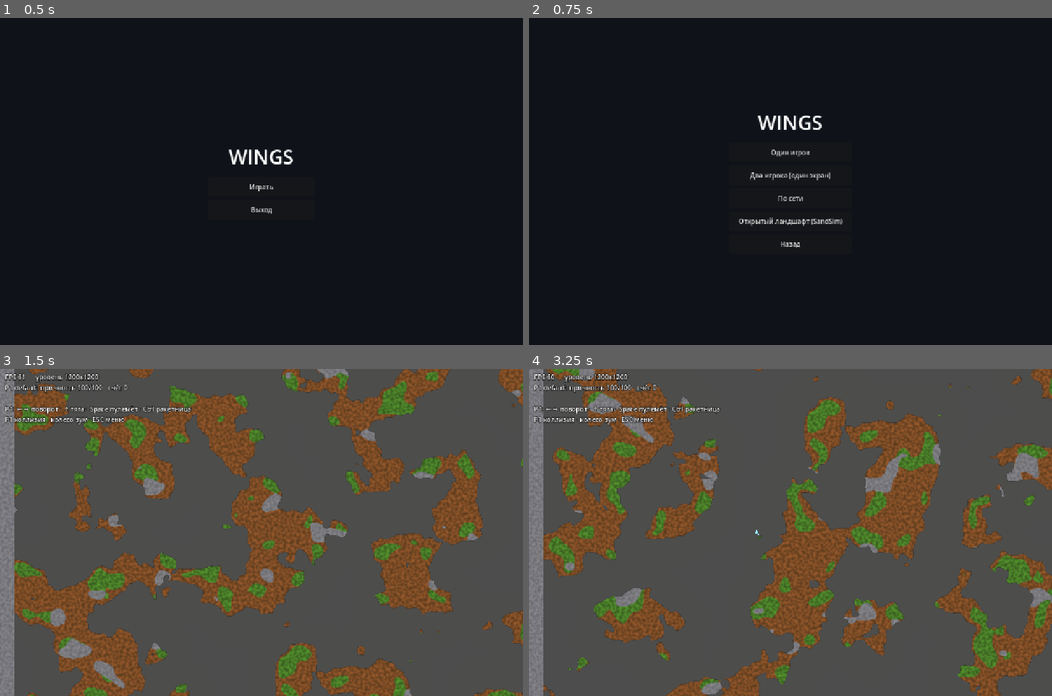
Above: before the commit, frames 1-4 (two rows, left to right).
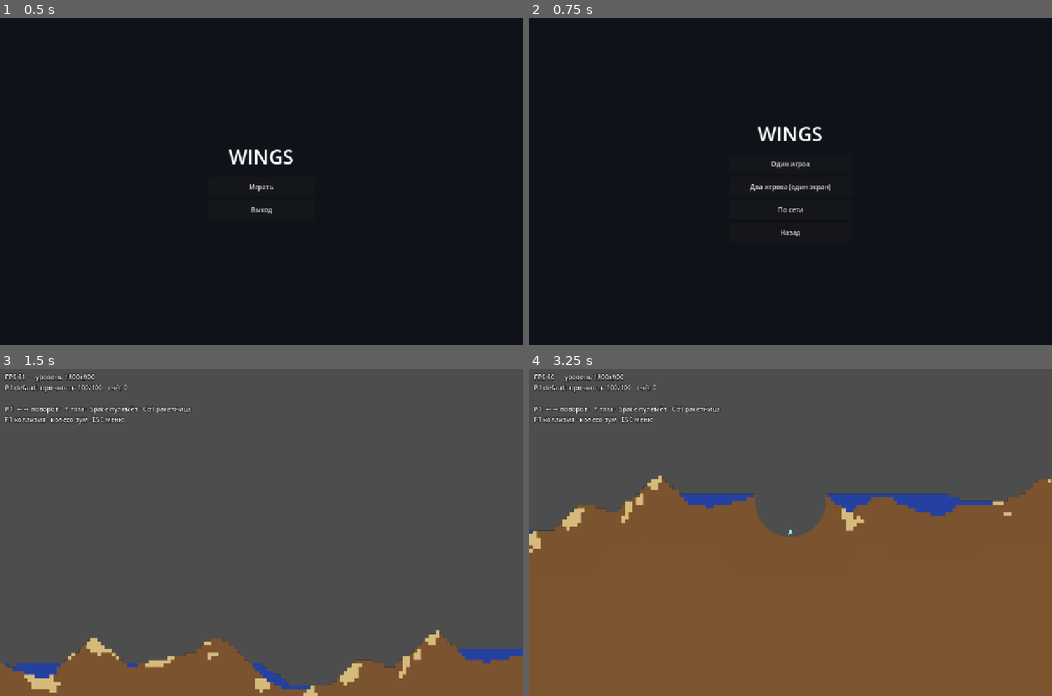
Above: after the commit, the same moments.

Repository: apbrandom/Scoria
Game: Godot game, scene res://scenes/menu/main_menu.tscn
Two runs of this game, one before a commit and one after it. Both use one fixed random seed, a clock stepped at 60 frames per second and the inputs below.
Inputs (mouse positions are in pixels of both pictures, inside the frame that each line leads up to):
- Up to frame 1 (0.5 s): no input
- Up to frame 2 (0.75 s): click "Играть" at 0.5 s
- Up to frame 3 (1.5 s): click "Один игрок" at 1.25 s
- Up to frame 4 (3.25 s): tap Enter at 2 s; move the mouse to (905, 516) at 2.02 s; tap R at 2.1 s; click (905, 516) at 2.17 s; move the mouse to (685, 548) at 2.77 s; tap 1 at 2.85 s; click (685, 548) at 2.92 s

Frame 1 is identical in both runs. In frame 2, 1.5% of the frame differs, in the area x 40-60%, y 29-71%; in frame 3, 39%; in frame 4, 60%, in the area x 0-100%, y 0-100%.

Commit message:
Слияние: SandSim-рельеф — единственный уровень, легаси-путь убран
Прямой фидбек: отдельная третья кнопка меню "Открытый ландшафт" — реальная
фрагментация, не архитектура. Зашли через дефолтную "Один игрок" — увидели
старый нарисованный тестовый уровень, новый рельеф был спрятан сбоку.

Level._ready() теперь безусловно вызывает SandLevelGen — ветка на
LevelImageLoader/TestLevelGen/levels/test/*.png в level.gd убрана целиком.
GameRules.use_sand_level убран (флагу больше нечего переключать), кнопка
меню и её обработчики убраны. "Один игрок"/"Два игрока" открывают один и
тот же level.tscn с рельефом из симуляции.

Не удалено (действующая независимая функциональность, не легаси):
levels/test/*.png и TestLevelGen/LevelImageLoader по-прежнему нужны
tools/terrain_playground.gd (референсный уровень для ручного теста carve) и
bench_terrain/bench_debris/diag_polygons (синтетический уровень для замеров).

Регрессия: все 9 сцен tools/ зелёные (test_ship 53, test_sand 50,
test_menu 15, test_match 19, test_net 18, test_net_input 17,
test_net_ship_sync 14, test_sand_level_gen 8, test_sand_level_boot 4).

Co-Authored-By: Claude Opus 4.8 <noreply@anthropic.com>

Diff:
--- a/Wings-clone/autoload/game_rules.gd
+++ b/Wings-clone/autoload/game_rules.gd
@@ -53,16 +53,6 @@
 ## один локальный + один по сети).
 var player_count: int = 2
 
-## Открыть level.tscn с рельефом из SandLevelGen (процедурный ландшафт —
-## земля/песок/вода, осевший ОДИН РАЗ при генерации через настоящую SandSim,
-## не живая симуляция в кадре полёта — notes/terrain_research.md, "статичный
-## старт") вместо обычной статичной пары levels/test/visual+mask.png. Меню
-## выставляет это ПЕРЕД change_scene_to_file(level.tscn), тот же паттерн, что
-## player_count. Другие пункты меню ("Один игрок"/"Два игрока") обязаны
-## сбрасывать флаг в false — иначе выбор "Открытый ландшафт" один раз протёк
-## бы во все последующие заходы в level.tscn за эту сессию игры.
-var use_sand_level: bool = false
-
 ## Какую роль занять в net_playground.gd: "auto" (гонка за bind порта — как
 ## было раньше, годится для .command-файла/прямого запуска сцены в обход
 ## меню), "host" или "join" (форс, ставит меню кнопками «Создать игру»/
@@ -89,6 +79,5 @@
 	reload_time_scale = 1.0
 	kills_per_level = 10
 	player_count = 2
-	use_sand_level = false
 	net_forced_role = "auto"
 	parallax_enabled = true
--- a/Wings-clone/scenes/level/level.gd
+++ b/Wings-clone/scenes/level/level.gd
@@ -27,8 +27,6 @@
 extends Node2D
 
 const PALETTE_PATH := "res://data/terrain/wings_classes.tres"
-const VISUAL_PATH := "res://levels/test/visual.png"
-const MASK_PATH := "res://levels/test/mask.png"
 const SHIP_SCENE := preload("res://scenes/ship/ship.tscn")
 const SHIP_DATA := preload("res://data/ships/normal.tres")
 const DUMBFIRE_DATA := preload("res://data/weapons/dumbfire.tres")
@@ -45,11 +43,12 @@
 ## preload по пути — та же причина, что у остальных SCRIPT-констант выше
 ## (свежий class_name может не резолвиться headless-запуском до пересборки кэша).
 const SAND_LEVEL_GEN_SCRIPT := preload("res://scripts/level/sand_level_gen.gd")
-const FALLBACK_SIZE := Vector2i(1200, 1200)
-const FALLBACK_SEED := 1337
-## Размер уровня для GameRules.use_sand_level (шире и площе FALLBACK_SIZE —
-## "много открытого пространства" заказчика ложится лучше на широкий экран,
-## чем на квадрат).
+## Фиксированный seed — детерминизм важен для будущего сетевого запуска
+## с общим уровнем у хоста и клиента (roadmap.md, "сетевой детерминированный
+## replay").
+const LEVEL_SEED := 1337
+## Широкий и плоский, не квадрат — "много открытого пространства" ложится
+## лучше на широкий экран.
 const SAND_LEVEL_SIZE := Vector2i(1800, 900)
 const MENU_SCENE := "res://scenes/menu/main_menu.tscn"
 
@@ -82,23 +81,16 @@
 		push_error("Не загрузилась палитра " + PALETTE_PATH)
 		return
 
-	var vis: Image
-	var msk: Image
-	if GameRules.use_sand_level:
-		# "Открытый ландшафт" из главного меню — рельеф не нарисован вручную и
-		# не сгенерирован шумом (TestLevelGen), а осел ОДИН РАЗ через
-		# настоящую SandSim при заходе в уровень (статичный старт, не живая
-		# симуляция в кадре полёта — notes/terrain_research.md).
-		var lvl := SAND_LEVEL_GEN_SCRIPT.generate(SAND_LEVEL_SIZE, FALLBACK_SEED, _palette)
-		vis = lvl["visual"]
-		msk = lvl["mask"]
-	else:
-		vis = LevelImageLoader.load_image(VISUAL_PATH)
-		msk = LevelImageLoader.load_image(MASK_PATH)
-		if vis == null:
-			var lvl := TestLevelGen.generate(FALLBACK_SIZE, FALLBACK_SEED, _palette)
-			vis = lvl["visual"]
-			msk = lvl["mask"]
+	# Рельеф уровня — не нарисован вручную и не сгенерирован шумом
+	# (устаревший путь через LevelImageLoader/TestLevelGen, использовался до
+	# 2026-07-24), а осел ОДИН РАЗ через настоящую SandSim при заходе в
+	# уровень (статичный старт, не живая симуляция в кадре полёта —
+	# notes/terrain_research.md). Старый путь через levels/test/*.png остался
+	# только у tools/terrain_playground.gd (там он и нужен как неизменный
+	# референс для ручного теста carve) — реальная игра его больше не видит.
+	var lvl := SAND_LEVEL_GEN_SCRIPT.generate(SAND_LEVEL_SIZE, LEVEL_SEED, _palette)
+	var vis: Image = lvl["visual"]
+	var msk: Image = lvl["mask"]
 
 	_terrain = Terrain.new()
 	_terrain.palette = _palette
--- a/Wings-clone/scenes/menu/main_menu.gd
+++ b/Wings-clone/scenes/menu/main_menu.gd
@@ -49,11 +49,6 @@
 	get_tree().change_scene_to_file(LEVEL_SCENE)
 
 
-func _on_sand_level_pressed() -> void:
-	_set_sand_level()
-	get_tree().change_scene_to_file(LEVEL_SCENE)
-
-
 func _on_network_pressed() -> void:
 	_show_net()
 
@@ -82,22 +77,10 @@
 ## тест "в лоб" через сами _on_*_pressed.
 func _set_single_player() -> void:
 	GameRules.player_count = 1
-	GameRules.use_sand_level = false
 
 
 func _set_local_two_player() -> void:
 	GameRules.player_count = 2
-	GameRules.use_sand_level = false
-
-
-## "Открытый ландшафт" — рельеф из процедурного SandLevelGen (земля/песок/
-## вода, см. scripts/level/sand_level_gen.gd) вместо статичной пары
-## levels/test/visual+mask.png. Сольный полёт (player_count=1) — тот же режим
-## демонстрации ландшафта, что и обычный "Один игрок", разница только в
-## источнике рельефа.
-func _set_sand_level() -> void:
-	GameRules.player_count = 1
-	GameRules.use_sand_level = true
 
 
 func _set_host_role() -> void:
--- a/Wings-clone/scenes/menu/main_menu.tscn
+++ b/Wings-clone/scenes/menu/main_menu.tscn
@@ -77,11 +77,6 @@
 custom_minimum_size = Vector2(300, 48)
 text = "По сети"
 
-[node name="SandLevel" type="Button" parent="Center/Root/ModeButtons"]
-layout_mode = 2
-custom_minimum_size = Vector2(300, 48)
-text = "Открытый ландшафт (SandSim)"
-
 [node name="Back" type="Button" parent="Center/Root/ModeButtons"]
 layout_mode = 2
 custom_minimum_size = Vector2(300, 48)
@@ -121,7 +116,6 @@
 [connection signal="pressed" from="Center/Root/ModeButtons/Single" to="." method="_on_single_pressed"]
 [connection signal="pressed" from="Center/Root/ModeButtons/LocalTwo" to="." method="_on_local_two_pressed"]
 [connection signal="pressed" from="Center/Root/ModeButtons/Network" to="." method="_on_network_pressed"]
-[connection signal="pressed" from="Center/Root/ModeButtons/SandLevel" to="." method="_on_sand_level_pressed"]
 [connection signal="pressed" from="Center/Root/ModeButtons/Back" to="." method="_on_back_pressed"]
 [connection signal="pressed" from="Center/Root/NetButtons/Host" to="." method="_on_host_pressed"]
 [connection signal="pressed" from="Center/Root/NetButtons/Join" to="." method="_on_join_pressed"]
--- a/Wings-clone/tools/test_menu.gd
+++ b/Wings-clone/tools/test_menu.gd
@@ -82,16 +82,6 @@
 	_check("Вдвоём -> GameRules.player_count = 2", GameRules.player_count == 2,
 		"player_count=%d" % GameRules.player_count)
 
-	menu._set_sand_level()
-	_check("Открытый ландшафт -> GameRules.use_sand_level = true", GameRules.use_sand_level,
-		"use_sand_level=%s" % GameRules.use_sand_level)
-	_check("Открытый ландшафт -> тоже сольный полёт (player_count = 1)",
-		GameRules.player_count == 1, "player_count=%d" % GameRules.player_count)
-
-	menu._set_local_two_player()
-	_check("Вдвоём после Ландшафта -> сбрасывает use_sand_level в false",
-		not GameRules.use_sand_level, "use_sand_level=%s" % GameRules.use_sand_level)
-
 	menu._set_host_role()
 	_check("Хост -> GameRules.net_forced_role = \"host\"", GameRules.net_forced_role == "host",
 		"net_forced_role=%s" % GameRules.net_forced_role)
--- a/Wings-clone/tools/test_sand_level_boot.gd
+++ b/Wings-clone/tools/test_sand_level_boot.gd
@@ -1,8 +1,9 @@
-## Headless-проверка: level.tscn реально загружается с GameRules.use_sand_level
-## (режим "Открытый ландшафт" из главного меню) — не только сам генератор
-## изолированно (см. test_sand_level_gen.gd), а весь путь целиком: Terrain
-## принимает картинки от SandLevelGen, MatchManager находит место спавна,
-## корабль реально появляется на сцене.
+## Headless-проверка: level.tscn (единственный игровой уровень, открывается и
+## "Один игрок", и "Два игрока" из главного меню) реально грузится с рельефом
+## от SandLevelGen — не только сам генератор изолированно (см.
+## test_sand_level_gen.gd), а весь путь целиком: Terrain принимает картинки от
+## SandLevelGen, MatchManager находит место спавна, корабль реально
+## появляется на сцене.
 ##
 ## Запуск: godot --headless --path Wings-clone res://tools/test_sand_level_boot.tscn
 extends Node
@@ -14,7 +15,7 @@
 
 
 func _ready() -> void:
-	print("=== Проверка загрузки level.tscn с use_sand_level (%s) ===" % DisplayServer.get_name())
+	print("=== Проверка загрузки level.tscn (SandLevelGen, %s) ===" % DisplayServer.get_name())
 	_run()
 	print("\n=== ИТОГ: %d пройдено, %d провалено ===" % [_pass, _fail])
 	get_tree().quit(1 if _fail > 0 else 0)
@@ -30,12 +31,7 @@
 
 func _run() -> void:
 	GameRules.reset()
-	# Тот же путь, что и настоящее меню (main_menu.gd::_set_sand_level) —
-	# player_count и use_sand_level всегда ставятся ВМЕСТЕ, поэтому и тест
-	# должен воспроизводить пару, а не один флаг (иначе проверяет вымышленное
-	# состояние, которого в реальной игре никогда не бывает).
 	GameRules.player_count = 1
-	GameRules.use_sand_level = true
 
 	# Level._ready() выполняется целиком СИНХРОННО внутри add_child (см. тот же
 	# довод в test_menu.gd) — рельеф загружен и корабль заспавнен уже здесь.
Not shown, removed: Wings-clone/scenes/level/terrain_playground.gd.uid
Not shown, added: Wings-clone/tools/terrain_playground.gd.uid
Not shown, changed: notes/devlog.md
Not shown, changed: notes/roadmap.md
